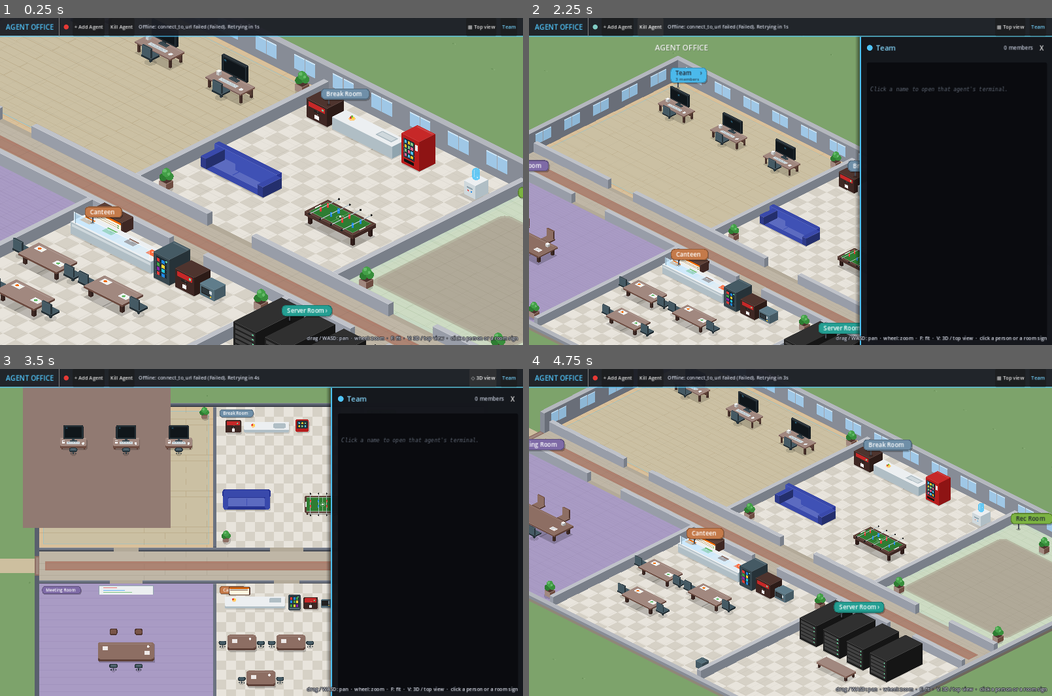
Above: before the commit, frames 1-4 (two rows, left to right).
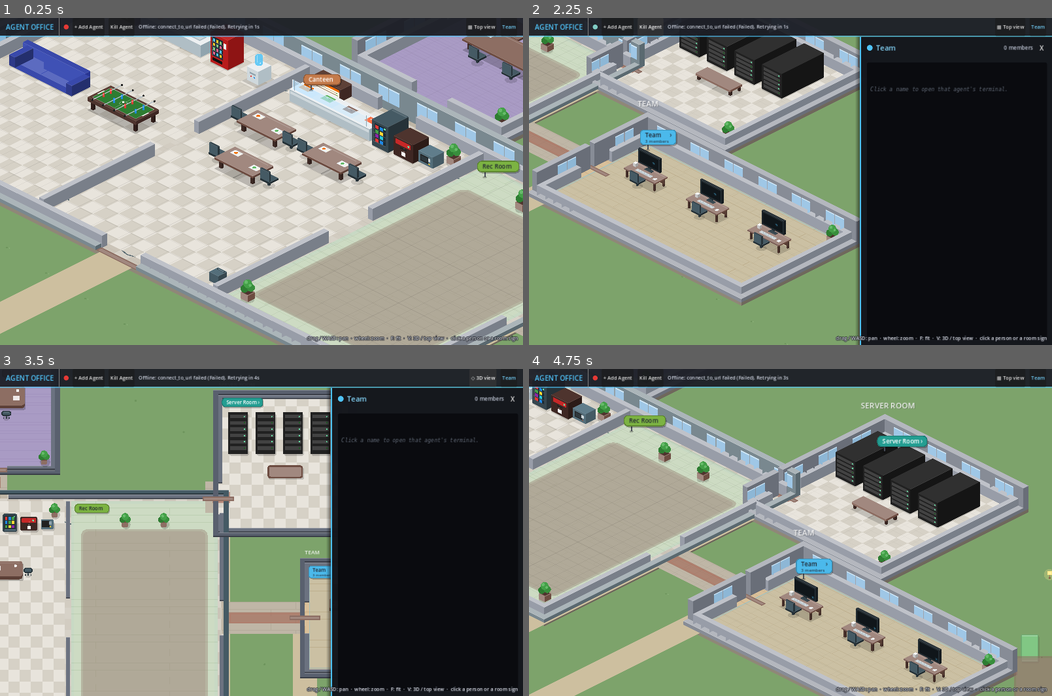
Above: after the commit, the same moments.

Repository: pvella/agentic-corporation
Game: Godot game, scene res://Main.tscn
Two runs of this game, one before a commit and one after it. Both use one fixed random seed, a clock stepped at 60 frames per second and the inputs below.
Inputs:
- Up to frame 1 (0.25 s): no input
- Up to frame 2 (2.25 s): click "Team" at 0.5 s; click "+ Add Agent" at 1.25 s; click "Kill Agent" at 2 s
- Up to frame 3 (3.5 s): click "▦ Top view" at 2.75 s
- Up to frame 4 (4.75 s): click "◇ 3D view" at 3.5 s; click "X" at 4.25 s

The runs differ from the first frame. In frame 1, 74% of the frame differs, in the area x 0-100%, y 5-100%; in frame 2, 54%; in frame 3, 52%; in frame 4, 74%.

Commit message:
feat: hexagonal hub-and-spoke office campus (~16:9)
Replace the tall two-row corridor grid with a landscape hub layout:
Break Room, Canteen and Rec Room share the centre hub; departments plus
Meeting and Server sit as satellites on an elliptical ring, each joined
by a short corridor. Executive (Chief of Staff) is the larger south
satellite. Navigation bakes multiple traversable outlines (hub, spokes,
satellites) and the camera fits the wider campus bounds.

Diff:
--- a/Main.gd
+++ b/Main.gd
@@ -1211,7 +1211,8 @@
 	var poly := NavigationPolygon.new()
 	poly.agent_radius = nav_agent_radius
 	var source := NavigationMeshSourceGeometryData2D.new()
-	source.add_traversable_outline(office.get_floor_outline())
+	for floor_poly: PackedVector2Array in office.get_floor_outlines():
+		source.add_traversable_outline(floor_poly)
 	for outline: PackedVector2Array in office.get_obstacle_outlines():
 		source.add_obstruction_outline(outline)
 	NavigationServer2D.bake_from_source_geometry_data(poly, source)
@@ -1242,12 +1243,15 @@
 		_room_buttons.append(b)
 
 
-## Opening view: the main building at a comfortable zoom (F fits everything).
+## Opening view: the hub campus at a comfortable zoom (F fits everything).
 func default_view() -> void:
 	var main_rect: Rect2 = office.outer_frames[0].rect if not office.outer_frames.is_empty() else office.bounds
-	# Centre on the upper half (the team rooms and the break room) rather than
-	# the corridor in the middle.
-	var focus := main_rect.position + main_rect.size * Vector2(0.5, 0.3)
+	# Prefer the hub centre when present; otherwise the first outer frame.
+	for f: Dictionary in office.outer_frames:
+		if bool(f.get("hub", false)):
+			main_rect = f.rect
+			break
+	var focus := main_rect.get_center()
 	camera.focus_on(Iso.to_screen(focus) + Vector2(0, -20), DEFAULT_ZOOM)
 
 
--- a/Office.gd
+++ b/Office.gd
@@ -3,11 +3,12 @@
 ## rugs, walls, signs). Furniture that agents can stand behind is drawn by
 ## y-sorted Prop nodes that Main creates from `props`.
 ##
-## Layout: team rooms and the shared Break Room / Meeting Room / Canteen sit in
-## two rows either side of a central corridor, each with a door onto it. A filler
-## cell becomes the Lobby (main entrance). Rooms marked "isolated" are built as a
-## separate walled wing to the right, with their own door, kitchenette and meeting
-## nook, and no connection to the main building.
+## Layout: hexagonal hub-and-spoke campus. The centre hub holds the Break Room,
+## Canteen and Rec Room as open zones. Department offices plus the Meeting Room
+## and Server Room sit as satellites on an elliptical (landscape / ~16:9) ring,
+## each joined to the hub by a short corridor. The Executive (Chief of Staff)
+## satellite is larger and sits prominently on the south arc. Rooms marked
+## "isolated" remain a separate walled wing to the right.
 ##
 ## Waypoint naming (shared with agent_harness.py):
 ##   Desk_<agent_id> (or the member's "desk"), Coffee_Machine, Water_Cooler,
@@ -69,7 +70,8 @@
 # ---- Built layout (read by Main) ------------------------------------------
 var layout_name := ""
 var bounds := Rect2()            ## everything incl. outer walls (camera limits)
-var walk_rect := Rect2()         ## single traversable outline
+var walk_rect := Rect2()         ## bounding traversable AABB (legacy / debug)
+var walk_polys: Array[PackedVector2Array] = [] ## hub + corridors + satellites for nav bake
 var obstacles: Array[Rect2] = [] ## walls + furniture footprints (nav obstructions)
 var areas: Array[Dictionary] = []    ## {kind, id, name, rect, theme, color}
 var walls: Array[Rect2] = []         ## interior walls (drawn + obstacles)
@@ -121,105 +123,178 @@
 			if typeof(m.get("job", null)) == TYPE_DICTIONARY:
 				agent_job[aid] = m["job"]
 
-	# --- Grid of cells: top row / corridor / bottom row ----------------------
-	var top: Array = []
-	var bottom: Array = []
-	for i in team_rooms.size():
-		(top if i % 2 == 0 else bottom).append({"kind": "team", "room": team_rooms[i]})
-	top.insert(mini(1, top.size()), {"kind": "break", "name": str(shared.get("break_room", {}).get("name", "Break Room"))})
+	# --- Hex hub + satellite ring (landscape ~16:9) ---------------------------
 	var seats := clampi(int(shared.get("meeting_room", {}).get("seats", 6)), 2, 8)
-	bottom.insert(mini(1, bottom.size()), {"kind": "meeting", "name": str(shared.get("meeting_room", {}).get("name", "Meeting Room")), "seats": seats})
+	var break_name := str(shared.get("break_room", {}).get("name", "Break Room"))
+	var meeting_name := str(shared.get("meeting_room", {}).get("name", "Meeting Room"))
 	var canteen_name := str(shared.get("canteen", {}).get("name", "Canteen")) if typeof(shared.get("canteen", {})) == TYPE_DICTIONARY else "Canteen"
-	# Put the canteen opposite the break room when space allows.
-	if top.size() >= bottom.size():
-		bottom.insert(mini(2, bottom.size()), {"kind": "canteen", "name": canteen_name})
-	else:
-		top.insert(mini(2, top.size()), {"kind": "canteen", "name": canteen_name})
-	# Server Room — knowledge drop / racks (shared amenity).
 	var server_name := "Server Room"
 	if typeof(shared.get("server_room", {})) == TYPE_DICTIONARY:
 		server_name = str(shared.get("server_room", {}).get("name", "Server Room"))
-	if bottom.size() <= top.size():
-		bottom.append({"kind": "server", "name": server_name})
-	else:
-		top.append({"kind": "server", "name": server_name})
-	# Rec Room — yoga / meditation amenity.
 	var rec_name := "Rec Room"
 	if typeof(shared.get("rec_room", {})) == TYPE_DICTIONARY:
 		rec_name = str(shared.get("rec_room", {}).get("name", "Rec Room"))
-	if top.size() <= bottom.size():
-		top.append({"kind": "rec", "name": rec_name})
-	else:
-		bottom.append({"kind": "rec", "name": rec_name})
-	var has_lobby := false
-	while bottom.size() < top.size():
-		bottom.append({"kind": "lobby" if not has_lobby else "lounge"})
-		has_lobby = true
-	while top.size() < bottom.size():
-		top.append({"kind": "lounge"})
-	var cols := top.size()
-	var col_w: Array[float] = []
-	for c in cols:
-		col_w.append(maxf(_cell_size(top[c]).x, _cell_size(bottom[c]).x))
-	var h_top := 0.0
-	var h_bot := 0.0
-	for c in cols:
-		h_top = maxf(h_top, _cell_size(top[c]).y)
-		h_bot = maxf(h_bot, _cell_size(bottom[c]).y)
-
-	var x0 := ORIGIN.x + EXT_WALL
-	var y0 := ORIGIN.y + EXT_WALL + 30.0  # a little sky for the building name
-	var total_w := 0.0
-	for w in col_w:
-		total_w += w
-	total_w += WALL * (cols - 1)
-	var y_corr := y0 + h_top + WALL
-	var y_bot := y_corr + CORRIDOR + WALL
-	var b := Rect2(x0, y0, total_w, y_bot + h_bot - y0)
-
-	areas.append({"kind": "corridor", "rect": Rect2(x0, y_corr, total_w, CORRIDOR), "theme": "corridor", "name": ""})
-	# Small-talk spot in the corridor, on the wall line between the first two columns.
-	_chat("Chat_Corridor", Vector2(x0 + col_w[0] + (WALL * 0.5 if cols > 1 else -60.0), y_corr + CORRIDOR * 0.5 - 8))
-	var main_door := Rect2()
-	var x := x0
-	for c in cols:
-		var cell_top := Rect2(x, y0, col_w[c], h_top)
-		var cell_bot := Rect2(x, y_bot, col_w[c], h_bot)
-		_build_cell(top[c], cell_top, true)
-		var lobby_door := _build_cell(bottom[c], cell_bot, false)
-		if lobby_door.size.x > 0.0:
-			main_door = lobby_door
-		if c > 0:
-			walls.append(Rect2(x - WALL, y0, WALL, h_top))
-			walls.append(Rect2(x - WALL, y_bot, WALL, h_bot))
-		_corridor_wall(top[c], Rect2(x - (WALL if c > 0 else 0.0), y0 + h_top, col_w[c] + (WALL if c > 0 else 0.0), WALL))
-		_corridor_wall(bottom[c], Rect2(x - (WALL if c > 0 else 0.0), y_corr + CORRIDOR, col_w[c] + (WALL if c > 0 else 0.0), WALL))
-		x += col_w[c] + WALL
-	if main_door.size.x == 0.0:  # no lobby: entrance at the corridor's left end
-		main_door = Rect2(b.position.x - EXT_WALL, y_corr + 16, EXT_WALL, CORRIDOR - 32)
-		_wp("Entrance", Vector2(x0 + 30, y_corr + CORRIDOR * 0.5), "right")
-	outer_frames.append({"rect": b, "door": main_door, "color": Color("#59606e"), "name": layout_name})
-
-	# --- Isolated wings ------------------------------------------------------
-	var right := b.end.x
+
+	# Hub sized so Break / Canteen / Rec sit side-by-side as open zones.
+	var hub_size := Vector2(1320, 700)
+	# Place hub so the elliptical ring fits a wide landscape frame.
+	var hub := Rect2(ORIGIN + Vector2(760, 420), hub_size)
+	var hub_c := hub.get_center()
+
+	# Elliptical ring radii (Rx > Ry → ~16:9 campus).
+	var ring_rx := 1180.0
+	var ring_ry := 620.0
+	var corridor_w := 78.0
+
+	# Satellites around the hub (θ=0 east, +θ clockwise with y-down = south-positive).
+	# Executive sits south and is built larger for the Chief of Staff.
+	var sat_specs: Array = [
+		{"kind": "meeting", "name": meeting_name, "seats": seats, "theta": -PI * 0.5, "id": ""},
+		{"kind": "server", "name": server_name, "theta": -PI * 0.25, "id": ""},
+	]
+	# Map team rooms onto remaining slots; Executive forced to south.
+	var exec_room: Variant = null
+	var other_teams: Array = []
+	for r: Dictionary in team_rooms:
+		if str(r.id) == "executive":
+			exec_room = r
+		else:
+			other_teams.append(r)
+	sat_specs.append({"kind": "team", "room": exec_room if exec_room != null else {}, "theta": PI * 0.5, "prominent": true, "id": "executive"})
+	var other_thetas: Array = [0.0, PI * 0.25, PI * 0.75, PI, PI * 1.25]
+	# Prefer stable order matching office.json departments when possible.
+	var prefer := ["engineering", "product_design", "operations", "finance", "special_projects"]
+	var ordered: Array = []
+	for pid in prefer:
+		for r: Dictionary in other_teams:
+			if str(r.id) == pid and r not in ordered:
+				ordered.append(r)
+	for r: Dictionary in other_teams:
+		if r not in ordered:
+			ordered.append(r)
+	for i in ordered.size():
+		var th: float = other_thetas[i] if i < other_thetas.size() else (float(i) * TAU / maxf(1.0, float(ordered.size())))
+		sat_specs.append({"kind": "team", "room": ordered[i], "theta": th, "id": str(ordered[i].id)})
+	# If there was no executive room, the south slot used an empty dict — drop it.
+	if exec_room == null:
+		for i in range(sat_specs.size() - 1, -1, -1):
+			if bool(sat_specs[i].get("prominent", false)) and sat_specs[i].kind == "team" and (sat_specs[i].room as Dictionary).is_empty():
+				sat_specs.remove_at(i)
+
+	# --- Build hub zones (Break | Canteen | Rec), open to each other ----------
+	var pad := 18.0
+	var zone_w := (hub_size.x - pad * 4.0) / 3.0
+	var zone_h := hub_size.y - pad * 2.0
+	var break_r := Rect2(hub.position.x + pad, hub.position.y + pad, zone_w, zone_h)
+	var canteen_r := Rect2(break_r.end.x + pad, hub.position.y + pad, zone_w, zone_h)
+	var rec_r := Rect2(canteen_r.end.x + pad, hub.position.y + pad, zone_w, zone_h)
+	areas.append({"kind": "hub", "rect": hub, "theme": "lobby", "name": "Hub"})
+	_build_break({"kind": "break", "name": break_name}, break_r)
+	_build_canteen({"kind": "canteen", "name": canteen_name}, canteen_r)
+	_build_rec({"kind": "rec", "name": rec_name}, rec_r)
+	_chat("Chat_Corridor", hub_c + Vector2(0, 40))
+	_wp("Entrance", Vector2(hub_c.x, hub.end.y - 24), "up")
+	# Soft inner dividers (gaps in the middle so agents walk between zones).
+	var div_gap := 110.0
+	for dx in [break_r.end.x + pad * 0.5 - WALL * 0.5, canteen_r.end.x + pad * 0.5 - WALL * 0.5]:
+		var top_h := (zone_h - div_gap) * 0.5
+		walls.append(Rect2(dx, break_r.position.y, WALL, top_h))
+		walls.append(Rect2(dx, break_r.end.y - top_h, WALL, top_h))
+
+	walk_polys.append(_outline(hub))
+	var hub_doors: Array[Vector2] = []  # points on hub edge where spokes attach
+
+	# --- Satellites + spoke corridors ----------------------------------------
+	var campus := hub
+	for spec: Dictionary in sat_specs:
+		var theta: float = float(spec.theta)
+		var prominent := bool(spec.get("prominent", false))
+		var sat_size := Vector2(360, 360)
+		match str(spec.kind):
+			"team":
+				var room: Dictionary = spec.room
+				sat_size = _team_size(room)
+				if prominent:
+					sat_size *= Vector2(1.28, 1.18)
+			"meeting":
+				var per_side := ceili(seats / 2.0)
+				sat_size = Vector2(maxf(360.0, per_side * 84.0 + 190.0), 400)
+			"server":
+				sat_size = Vector2(380, 390)
+		# Centre of satellite on the ellipse.
+		var sc := Vector2(hub_c.x + cos(theta) * ring_rx, hub_c.y + sin(theta) * ring_ry)
+		var sat := Rect2(sc - sat_size * 0.5, sat_size)
+		# Spoke corridor: AABB from hub exit toward satellite entrance.
+		var dir := (sc - hub_c).normalized()
+		var hub_exit := _rect_exit(hub, dir)
+		var sat_exit := _rect_exit(sat, -dir)
+		hub_doors.append(hub_exit)
+		var corr := _spoke_rect(hub_exit, sat_exit, corridor_w)
+		areas.append({"kind": "corridor", "rect": corr, "theme": "corridor", "name": ""})
+		walk_polys.append(_outline(corr))
+		# Door gap width on satellite / hub walls.
+		var door_w := 100.0 if prominent else 88.0
+		_frame_walls(sat, sat_exit, door_w)
+		# Build interior.
+		match str(spec.kind):
+			"team":
+				var room2: Dictionary = spec.room
+				var content := Rect2(sat.position, _team_size(room2))
+				# Centre desks inside the (possibly enlarged) satellite.
+				_build_team(room2, sat, content)
+				if prominent:
+					# Extra plants / rug cue so the CoS office reads as the flagship.
+					_prop("plant", Rect2(sat.position.x + 12, sat.position.y + 12, 34, 34))
+					_prop("plant", Rect2(sat.end.x - 46, sat.end.y - 46, 34, 34))
+			"meeting":
+				_build_meeting({"kind": "meeting", "name": meeting_name, "seats": seats}, sat)
+			"server":
+				_build_server({"kind": "server", "name": server_name}, sat)
+		walk_polys.append(_outline(sat))
+		var frame_col := Color("#2f3a52") if prominent else Color("#59606e")
+		if prominent:
+			frame_col = Color("#5c6bc0")
+		var sat_label := str(spec.get("name", spec.get("id", spec.kind)))
+		if str(spec.kind) == "team":
+			sat_label = str((spec.room as Dictionary).get("name", spec.get("id", "Team")))
+		outer_frames.append({"rect": sat, "door": Rect2(sat_exit - Vector2(door_w * 0.5, 6), Vector2(door_w, 12)), "color": frame_col, "name": sat_label, "wing": false, "satellite": true, "prominent": prominent})
+		campus = campus.merge(sat).merge(corr)
+
+	# Hub outer wall with gaps at each spoke.
+	_hub_perimeter(hub, hub_doors, 96.0)
+	outer_frames.insert(0, {"rect": hub, "door": Rect2(hub_c.x - 50, hub.end.y, 100, EXT_WALL), "color": Color("#455a64"), "name": layout_name, "hub": true})
+
+	# --- Isolated wings (unchanged idea: separate building to the right) ------
+	var right := campus.end.x
 	for r: Dictionary in wings:
 		var wx := right + EXT_WALL * 2.0 + WING_GAP
 		var team_size := _team_size(r)
-		var wing := Rect2(wx, y0, team_size.x + AMENITY_W, b.size.y)
-		obstacles.append(Rect2(right, y0, wx - right, b.size.y))  # the gap between buildings
+		var wing := Rect2(wx, hub.position.y, team_size.x + AMENITY_W, maxf(team_size.y + 40.0, hub_size.y))
+		obstacles.append(Rect2(right, hub.position.y, wx - right, wing.size.y))
 		var door := _build_wing(r, wing)
 		outer_frames.append({"rect": wing, "door": door, "color": Color("#2f3a52"), "name": str(r.get("name", r.id)), "wing": true})
+		walk_polys.append(_outline(wing))
+		campus = campus.merge(wing)
 		right = wing.end.x
 
-	walk_rect = Rect2(b.position, Vector2(right - b.position.x, b.size.y))
-	bounds = Rect2(ORIGIN - Vector2(20, 20), Vector2(right + EXT_WALL + 20.0 - ORIGIN.x + 20.0, b.end.y + EXT_WALL + 50.0 - ORIGIN.y + 20.0))
+	walk_rect = campus
+	bounds = Rect2(ORIGIN - Vector2(40, 40), campus.end - ORIGIN + Vector2(80, 100))
+	# Inflate bounds to a landscape frame (~16:9) if the campus is taller than that.
+	var target_aspect := 16.0 / 9.0
+	if bounds.size.x / maxf(bounds.size.y, 1.0) < target_aspect:
+		var need_w := bounds.size.y * target_aspect
+		var extra := need_w - bounds.size.x
+		bounds.position.x -= extra * 0.5
+		bounds.size.x = need_w
 	for w in walls:
 		obstacles.append(w)
 	queue_redraw()
 
 
+
 func _reset() -> void:
 	obstacles.clear(); areas.clear(); walls.clear(); outer_frames.clear(); props.clear()
+	walk_polys.clear()
 	waypoints.clear(); signs.clear(); rooms.clear(); meeting_groups.clear(); agent_room.clear()
 	agent_job.clear()
 	room_break_spots.clear(); desk_of.clear(); chair_backs.clear()
@@ -570,7 +645,15 @@
 # Geometry for navigation baking
 # ===========================================================================
 func get_floor_outline() -> PackedVector2Array:
+	if not walk_polys.is_empty():
+		return walk_polys[0]
 	return _outline(walk_rect)
+
+
+func get_floor_outlines() -> Array[PackedVector2Array]:
+	if not walk_polys.is_empty():
+		return walk_polys
+	return [get_floor_outline()]
 
 
 func get_obstacle_outlines() -> Array[PackedVector2Array]:
@@ -582,6 +665,161 @@
 
 func _outline(r: Rect2) -> PackedVector2Array:
 	return PackedVector2Array([r.position, Vector2(r.end.x, r.position.y), r.end, Vector2(r.position.x, r.end.y)])
+
+
+## Flat-top hexagon inscribed in rect (visual hub cue; nav still uses the rect).
+func _hub_hex(r: Rect2) -> PackedVector2Array:
+	var c := r.get_center()
+	var rx := r.size.x * 0.48
+	var ry := r.size.y * 0.48
+	var pts := PackedVector2Array()
+	for i in 6:
+		var ang := deg_to_rad(60.0 * float(i) - 30.0)  # flat-top
+		pts.append(c + Vector2(cos(ang) * rx, sin(ang) * ry))
+	return pts
+
+
+## Point where a ray from rect centre along `dir` exits the rect edge.
+func _rect_exit(r: Rect2, dir: Vector2) -> Vector2:
+	var d := dir.normalized()
+	if d.length_squared() < 0.0001:
+		return r.get_center()
+	var c := r.get_center()
+	var tx := INF
+	if absf(d.x) > 0.0001:
+		var edge_x := r.end.x if d.x > 0.0 else r.position.x
+		tx = (edge_x - c.x) / d.x
+	var ty := INF
+	if absf(d.y) > 0.0001:
+		var edge_y := r.end.y if d.y > 0.0 else r.position.y
+		ty = (edge_y - c.y) / d.y
+	var t := minf(tx, ty)
+	return c + d * t
+
+
+## Axis-aligned corridor slab covering the segment a→b with thickness `width`.
+func _spoke_rect(a: Vector2, b: Vector2, width: float) -> Rect2:
+	var lo := Vector2(minf(a.x, b.x), minf(a.y, b.y))
+	var hi := Vector2(maxf(a.x, b.x), maxf(a.y, b.y))
+	var r := Rect2(lo, hi - lo)
+	# Ensure minimum thickness so diagonal spokes stay walkable.
+	if r.size.x < width:
+		var m := r.get_center().x
+		r.position.x = m - width * 0.5
+		r.size.x = width
+	if r.size.y < width:
+		var m2 := r.get_center().y
+		r.position.y = m2 - width * 0.5
+		r.size.y = width
+	# Slightly overlap hub/sat so nav regions connect.
+	return r.grow(6.0)
+
+
+## Four wall segments around `r` with a door gap centred on `door_pt`.
+func _frame_walls(r: Rect2, door_pt: Vector2, door_w: float) -> void:
+	var x0 := r.position.x
+	var y0 := r.position.y
+	var x1 := r.end.x
+	var y1 := r.end.y
+	# Decide which edge the door is on (nearest).
+	var dist := {
+		"n": absf(door_pt.y - y0),
+		"s": absf(door_pt.y - y1),
+		"w": absf(door_pt.x - x0),
+		"e": absf(door_pt.x - x1),
+	}
+	var edge := "n"
+	var best := INF
+	for k in dist.keys():
+		if float(dist[k]) < best:
+			best = float(dist[k])
+			edge = str(k)
+	var hw := door_w * 0.5
+	# North
+	if edge == "n":
+		walls.append(Rect2(x0, y0, maxf(0.0, door_pt.x - hw - x0), WALL))
+		walls.append(Rect2(door_pt.x + hw, y0, maxf(0.0, x1 - door_pt.x - hw), WALL))
+	else:
+		walls.append(Rect2(x0, y0, r.size.x, WALL))
+	# South
+	if edge == "s":
+		walls.append(Rect2(x0, y1 - WALL, maxf(0.0, door_pt.x - hw - x0), WALL))
+		walls.append(Rect2(door_pt.x + hw, y1 - WALL, maxf(0.0, x1 - door_pt.x - hw), WALL))
+	else:
+		walls.append(Rect2(x0, y1 - WALL, r.size.x, WALL))
+	# West
+	if edge == "w":
+		walls.append(Rect2(x0, y0, WALL, maxf(0.0, door_pt.y - hw - y0)))
+		walls.append(Rect2(x0, door_pt.y + hw, WALL, maxf(0.0, y1 - door_pt.y - hw)))
+	else:
+		walls.append(Rect2(x0, y0, WALL, r.size.y))
+	# East
+	if edge == "e":
+		walls.append(Rect2(x1 - WALL, y0, WALL, maxf(0.0, door_pt.y - hw - y0)))
+		walls.append(Rect2(x1 - WALL, door_pt.y + hw, WALL, maxf(0.0, y1 - door_pt.y - hw)))
+	else:
+		walls.append(Rect2(x1 - WALL, y0, WALL, r.size.y))
+
+
+## Hub perimeter walls with door gaps at each spoke attachment point.
+func _hub_perimeter(hub: Rect2, doors: Array[Vector2], door_w: float) -> void:
+	var x0 := hub.position.x
+	var y0 := hub.position.y
+	var x1 := hub.end.x
+	var y1 := hub.end.y
+	var hw := door_w * 0.5
+	# Collect door intervals per edge.
+	var north: Array = []
+	var south: Array = []
+	var west: Array = []
+	var east: Array = []
+	for p: Vector2 in doors:
+		var dn := absf(p.y - y0)
+		var ds := absf(p.y - y1)
+		var dw := absf(p.x - x0)
+		var de := absf(p.x - x1)
+		var m := minf(minf(dn, ds), minf(dw, de))
+		if m == dn:
+			north.append(p.x)
+		elif m == ds:
+			south.append(p.x)
+		elif m == dw:
+			west.append(p.y)
+		else:
+			east.append(p.y)
+	# Also leave the main Entrance open on the south edge.
+	south.append(hub.get_center().x)
+	_wall_edge_with_gaps(x0, y0, x1, y0, WALL, true, north, hw)   # north horizontal
+	_wall_edge_with_gaps(x0, y1 - WALL, x1, y1 - WALL, WALL, true, south, hw)
+	_wall_edge_with_gaps(x0, y0, x0, y1, WALL, false, west, hw)
+	_wall_edge_with_gaps(x1 - WALL, y0, x1 - WALL, y1, WALL, false, east, hw)
+
+
+func _wall_edge_with_gaps(ax: float, ay: float, bx: float, by: float, thickness: float, horizontal: bool, gaps: Array, hw: float) -> void:
+	var pts: Array = gaps.duplicate()
+	pts.sort()
+	if horizontal:
+		var x := ax
+		var y := ay
+		var end_x := bx
+		for g in pts:
+			var gx := float(g)
+			if gx - hw > x:
+				walls.append(Rect2(x, y, gx - hw - x, thickness))
+			x = maxf(x, gx + hw)
+		if end_x > x:
+			walls.append(Rect2(x, y, end_x - x, thickness))
+	else:
+		var x2 := ax
+		var y2 := ay
+		var end_y := by
+		for g in pts:
+			var gy := float(g)
+			if gy - hw > y2:
+				walls.append(Rect2(x2, y2, thickness, gy - hw - y2))
+			y2 = maxf(y2, gy + hw)
+		if end_y > y2:
+			walls.append(Rect2(x2, y2, thickness, end_y - y2))
 
 
 ## Sign rect that contains `world_pos` (for hover), or {}.
@@ -689,6 +927,12 @@
 					draw_line(Vector2(x, y), Vector2(x, minf(y + 20, r.end.y)), Color(c2, 0.9), 1.0)
 					x += 140.0
 				row += 1
+	if a.kind == "hub":
+		# Hexagonal hub outline (flat-top, inscribed in the hub rect).
+		var hex := _hub_hex(r)
+		draw_colored_polygon(hex, Color(c1, 0.55))
+		for i in hex.size():
+			draw_line(hex[i], hex[(i + 1) % hex.size()], Color("#455a64", 0.85), 3.0)
 	if a.kind == "rec":
 		# Soft warm calm lighting wash.
 		draw_rect(r.grow(-8), Color(1.0, 0.95, 0.7, 0.08))
